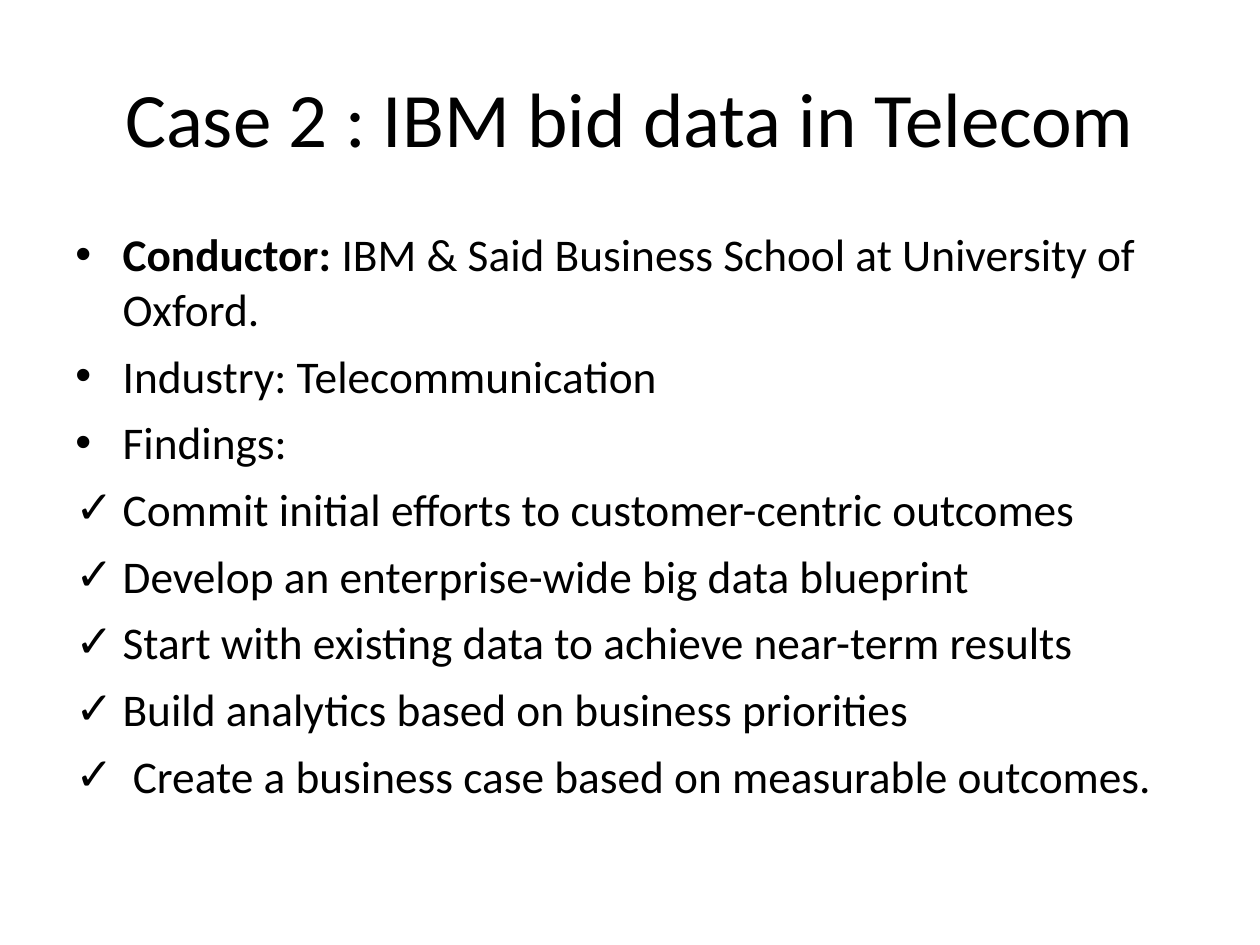
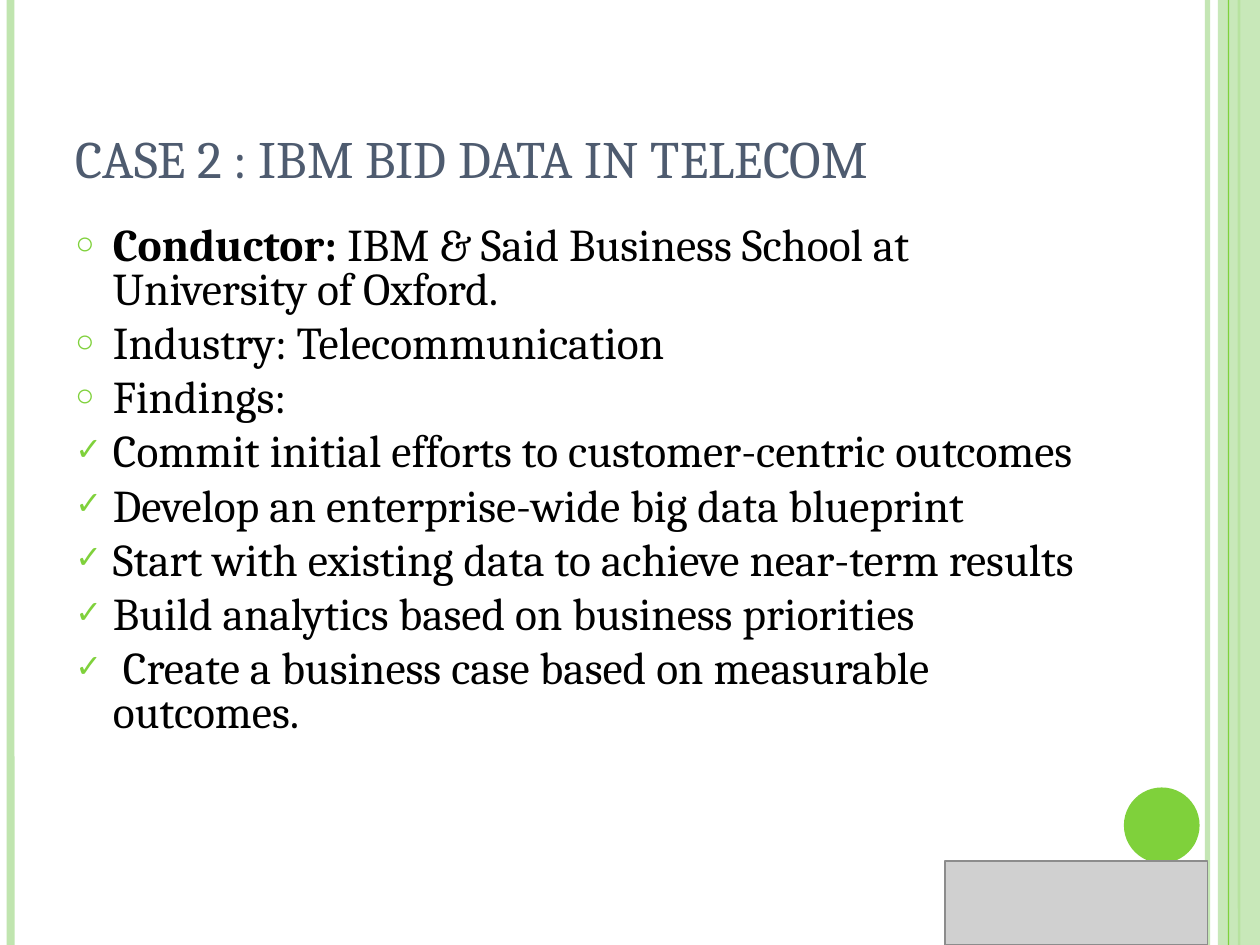
Before and after one commit to NUS-Anonymous/LTA-Data, a slide deck: slide 18 of Business Final Presentation/Presentation1.ppt (slide 16 before the commit). Drawn at 1260x945 pixels with LibreOffice and Linux fonts; fonts in the diff are those of the drawing; grey boxes stand for pictures. Boxes give left, top, right and bottom in pixels: in the first picture for what was removed or moved away, otherwise in the second. Text is boxed around its words. In the diff, an @@ line names an element or a change of style, - is before the commit and + after.

```diff
--- a/Business Final Presentation/Presentation1.ppt
+++ b/Business Final Presentation/Presentation1.ppt
@@ line added from (10, 0) to (10, 945), #C0E5AF 4.51 pt @@
@@ line added from (1207, 0) to (1207, 945), #C0E5AF 3 pt @@
@@ rectangle added at (x1=1218, y1=0, x2=1260, y2=945), fill #C0E5AF at 87% opacity @@
@@ line added from (1228, 0) to (1228, 945), #7FD13B 0.74 pt @@
@@ line added from (1239, 0) to (1239, 945), #7FD13B 1.5 pt @@
@@ title "CASE 2 : IBM BID ..." at (x1=75, y1=142, x2=868, y2=179): vertical alignment middle to bottom @@
@@ title at (x1=75, y1=142, x2=868, y2=179): text changed; size 44 to 30 pt; font Calibri to Cambria; text colour #000000 to #4E5B6F @@
-Case 2 : IBM bid data in Telecom
+CASE 2 : IBM BID DATA IN TELECOM
@@ text "Conductor: IBM & Said Business ..." at (x1=113, y1=229, x2=1074, y2=729): size 25.9 to 26 pt, font Calibri to Cambria; bullet • to ○; line spacing 1 to 0.8; less space between paragraphs; bullet colour #000000 to #7FD13B; indent changed @@
@@ ellipse added at (x1=1124, y1=788, x2=1200, y2=863), fill #7FD13B @@
@@ picture added at (x1=945, y1=861, x2=1207, y2=945) @@
```
Also in this commit, not shown: 20 other slides changed, 4 slides added, 2 slides removed, 26 other files.
